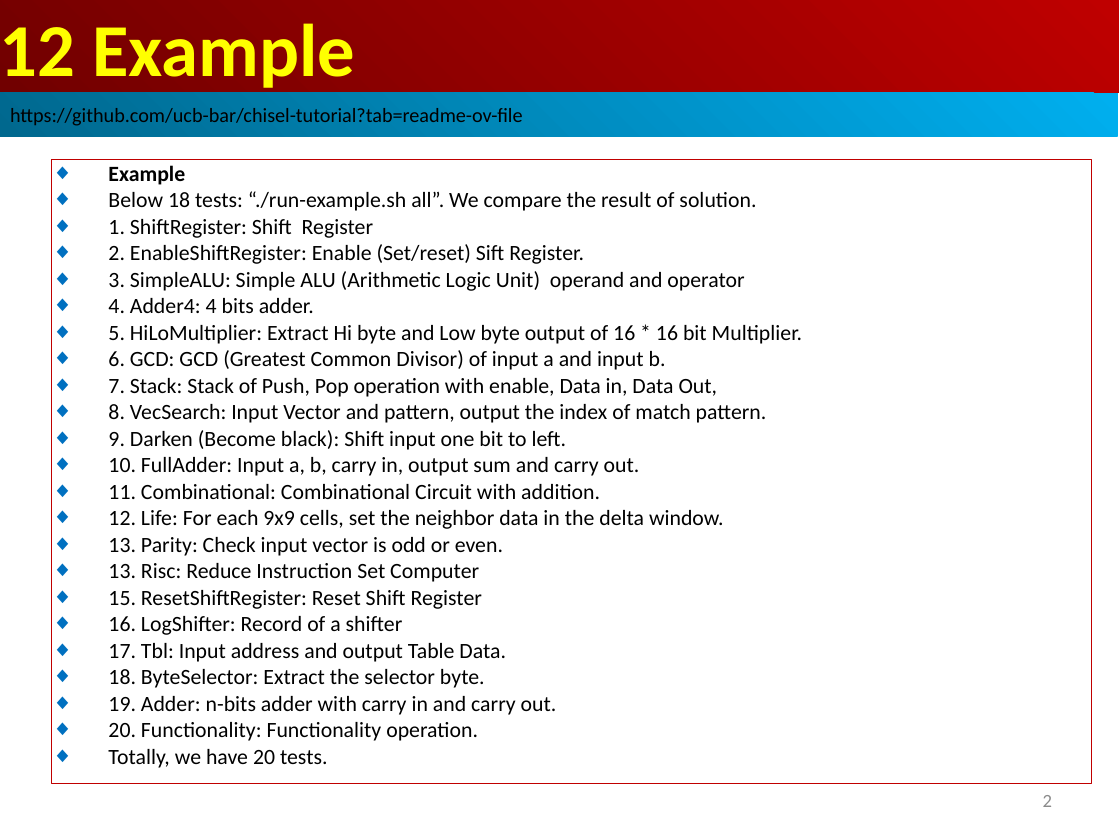
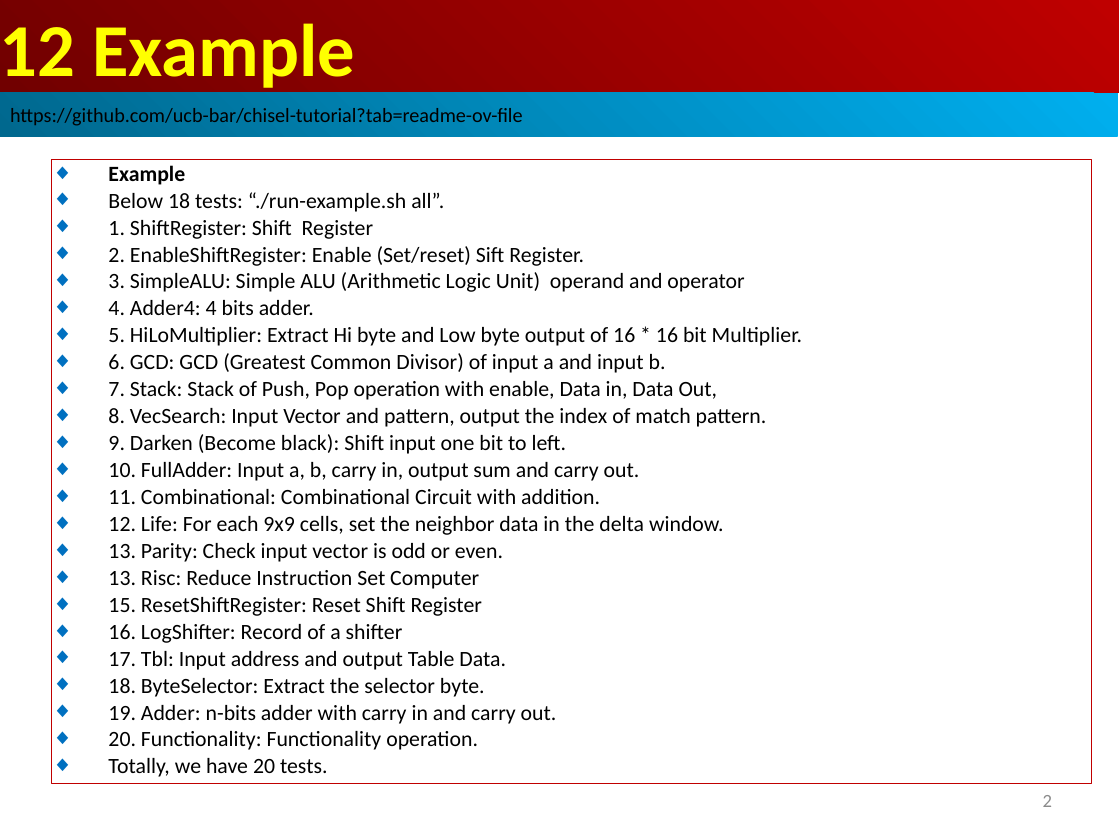
Before and after one commit to peterhchen/AIU_CS800_Chisel, a slide deck: slide 2 of 600_UCB_Chisel/012_All_Example/000_Video/012_Example.ppt. Drawn at 1120x840 pixels with LibreOffice and Linux fonts; fonts in the diff are those of the drawing. Boxes give left, top, right and bottom in pixels: in the first picture for what was removed or moved away, otherwise in the second. Text is boxed around its words. In the diff, an @@ line names an element or a change of style, - is before the commit and + after.

```diff
--- a/600_UCB_Chisel/012_All_Example/000_Video/012_Example.ppt
+++ b/600_UCB_Chisel/012_All_Example/000_Video/012_Example.ppt
@@ text in rectangle at box(108, 192, 444, 212): text changed @@
-◆ Below 18 tests: “./run-example.sh all”. We compare the result of solution.
+◆ Below 18 tests: “./run-example.sh all”.
```
